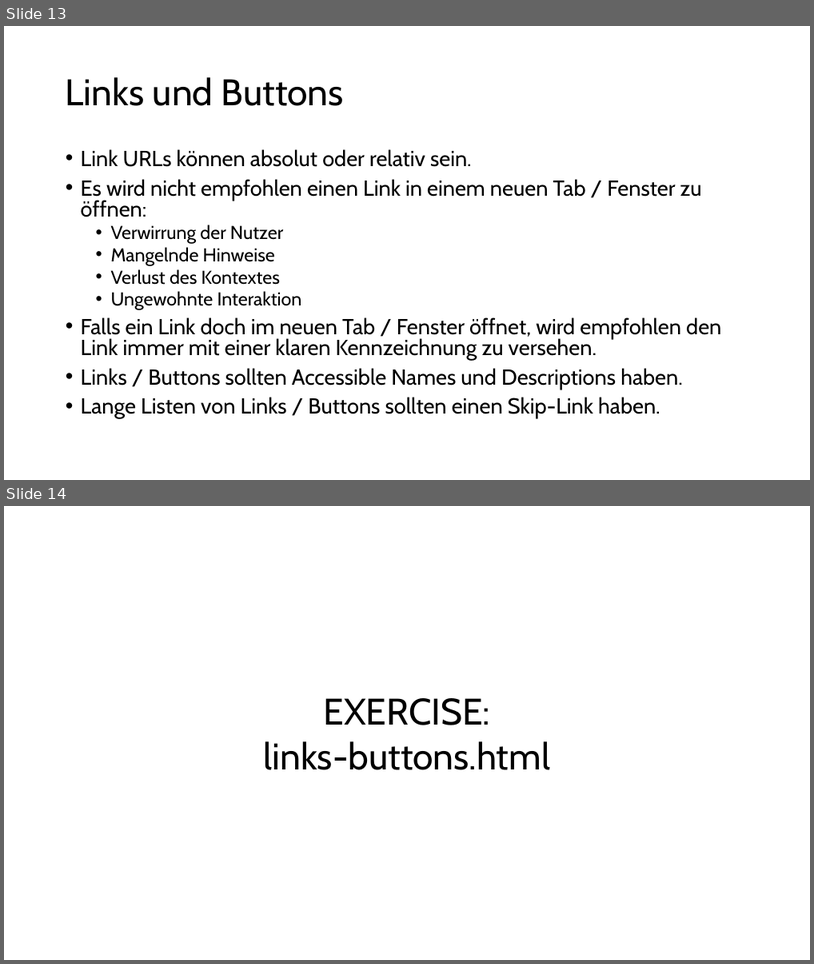
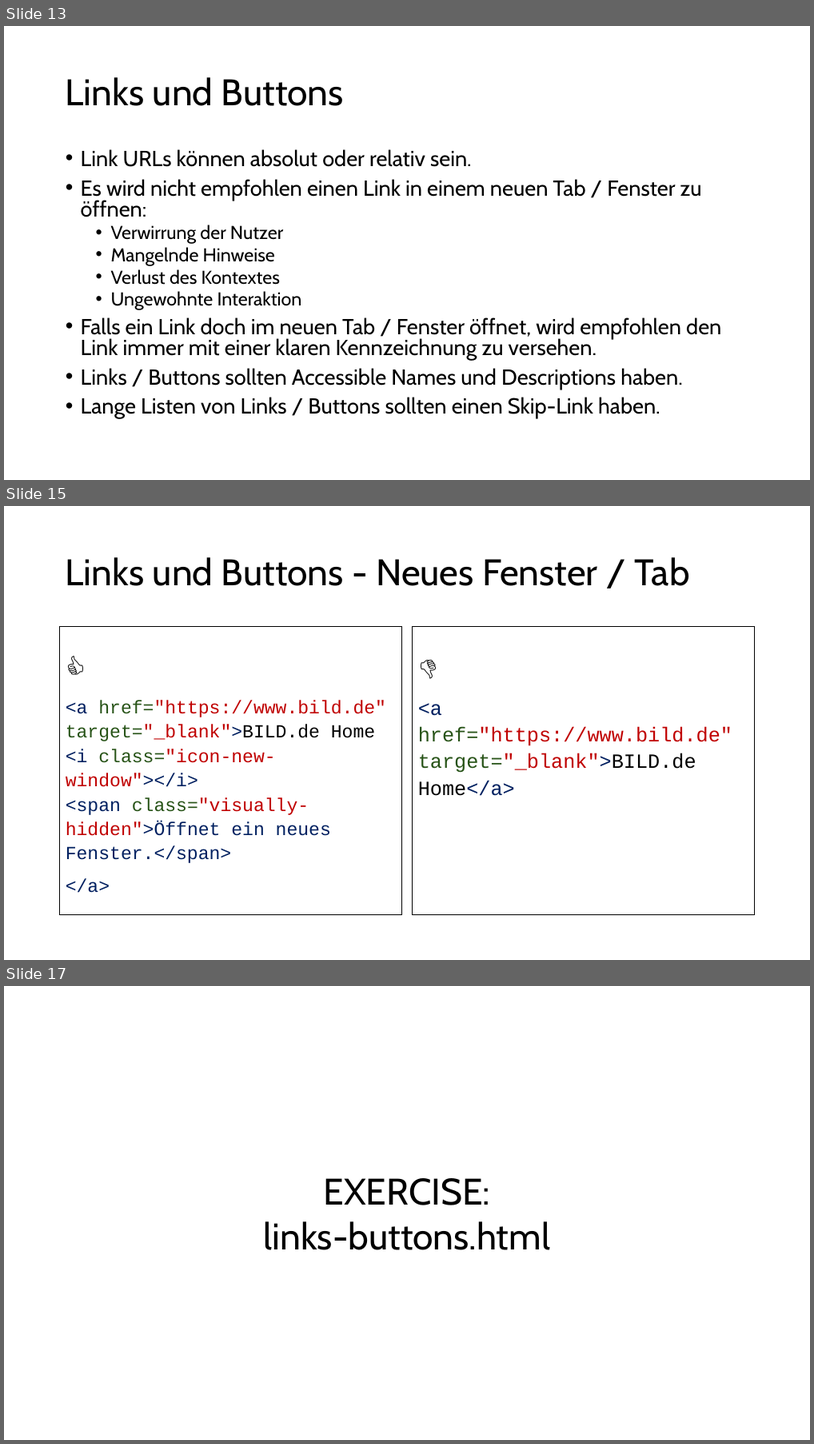
Before and after one commit to aykut-rocks/web-frontend-accessibility-training, a slide deck: Web-Frontend-Accessibility-03.pptx. Shown one above the other, each under a label of ours: slides 13 and 14 before the commit, slides 13, 15 and 17 after it; the slides between them are not shown. The pictures are 814x964 and 814x1444 pixels, drawn with LibreOffice and Linux fonts; fonts in the diff are those of the drawing. Boxes give left, top, right and bottom in pixels: in the first picture for what was removed or moved away, otherwise in the second. Text is boxed around its words. In the diff, an @@ line names an element or a change of style, - is before the commit and + after.

```diff
--- a/Web-Frontend-Accessibility-03.pptx
+++ b/Web-Frontend-Accessibility-03.pptx
@@ slide 15 added at (x1=4, y1=506, x2=810, y2=960), background #FFFFFF @@
@@ title added at (x1=66, y1=557, x2=690, y2=586), 44 pt, text #000000 @@
+Links und Buttons - Neues Fenster / Tab
@@ text added at (x1=60, y1=627, x2=402, y2=915), outline #000000 0.75 pt, 22 pt, text #C00000 @@
+👍
+<a href="https://www.bild.de" target="_blank">BILD.de Home
+<i class="icon-new-window"></i>
+<span class="visually-hidden">Öffnet ein neues Fenster.</span>
+</a>
@@ text added at (x1=412, y1=627, x2=755, y2=915), outline #000000 0.75 pt, 24 pt, text #C00000 @@
+👎
+<a href="https://www.bild.de" target="_blank">BILD.de Home</a>
@@ what was slide 14 is now slide 17 @@
```
Also in this commit, not shown: 8 slides changed, 12 other slides added.
